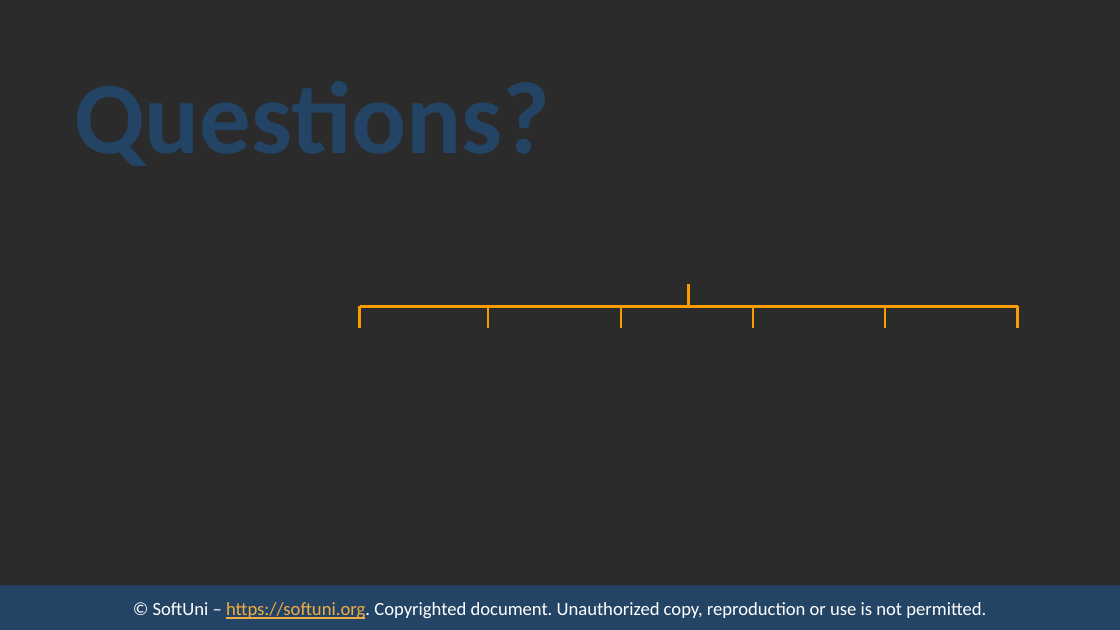
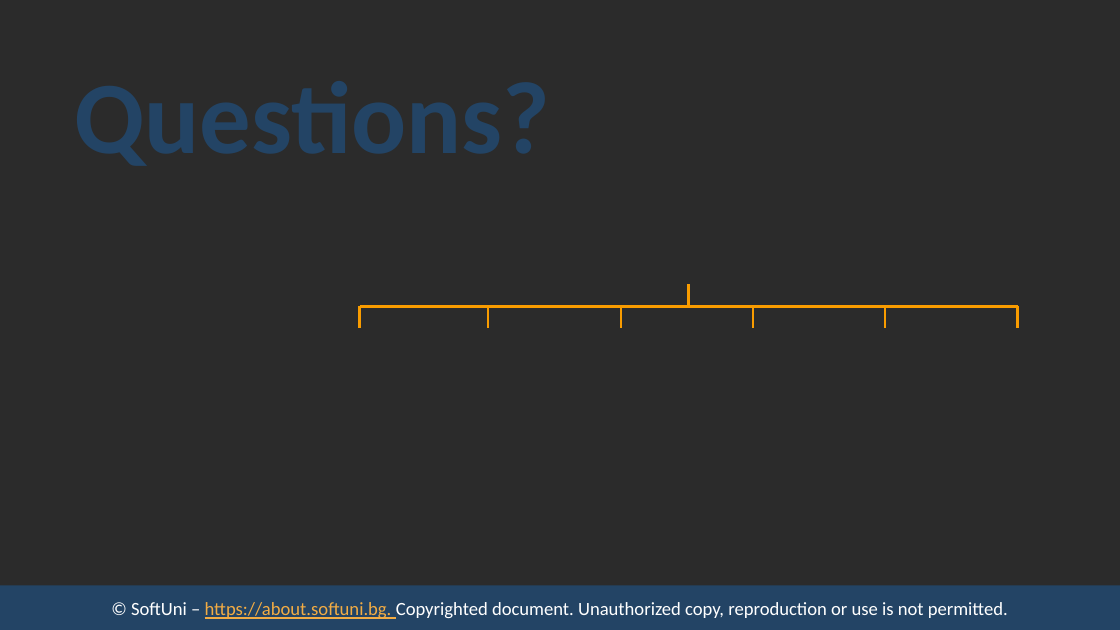
Before and after one commit to PhilShishov/Software-University, a slide deck: slide 62 of C# Web Basics/Presentations/01. CSharp-Web-Basics-Server-HTTP.pptx. Drawn at 1120x630 pixels with LibreOffice and Linux fonts; fonts in the diff are those of the drawing; background and template pictures are left out; a plain dark background stands for a picture behind light text. Boxes give left, top, right and bottom in pixels: in the first picture for what was removed or moved away, otherwise in the second. Text is boxed around its words. In the diff, an @@ line names an element or a change of style, - is before the commit and + after.

```diff
--- a/C# Web Basics/Presentations/01. CSharp-Web-Basics-Server-HTTP.pptx
+++ b/C# Web Basics/Presentations/01. CSharp-Web-Basics-Server-HTTP.pptx
@@ text at (x1=131, y1=602, x2=1008, y2=619): text changed @@
-© SoftUni – https://softuni.org. Copyrighted document. Unauthorized copy, reproduction or use is not permitted.
+© SoftUni – https://about.softuni.bg. Copyrighted document. Unauthorized copy, reproduction or use is not permitted.
```
Also in this commit, not shown: 11 other slides changed, 3 other files.
